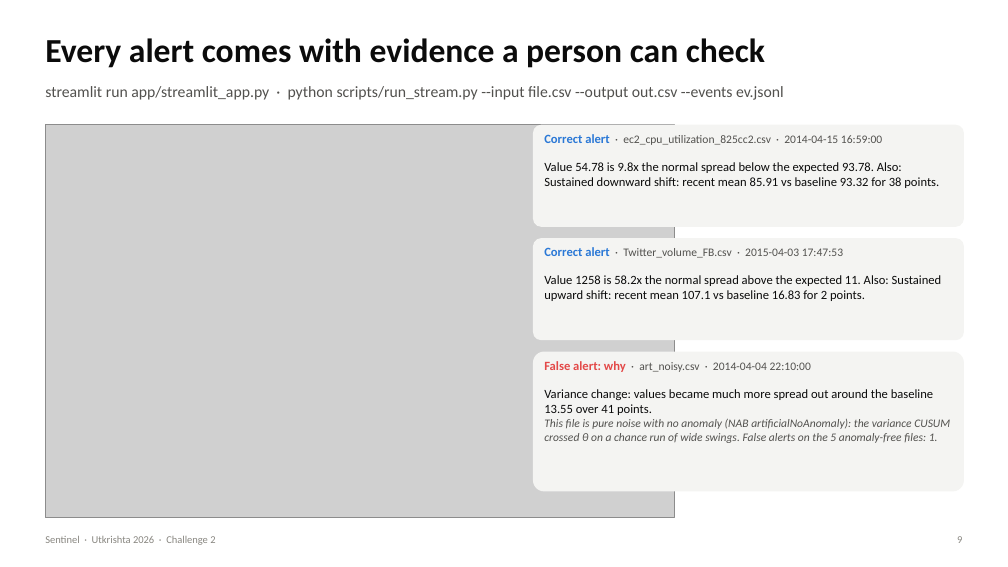
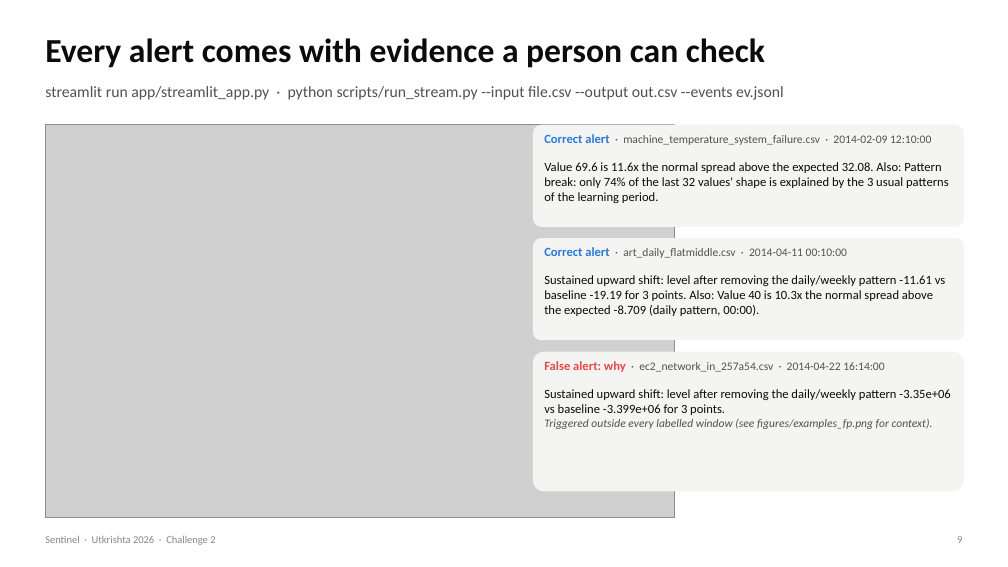
Before and after one commit to KumarranMahesh/sentinel, a slide deck: slide 9 of slides/Sentinel_Challenge2.pptx. Drawn at 1008x567 pixels with LibreOffice and Linux fonts; fonts in the diff are those of the drawing; grey boxes stand for pictures. Boxes give left, top, right and bottom in pixels: in the first picture for what was removed or moved away, otherwise in the second. Text is boxed around its words. In the diff, an @@ line names an element or a change of style, - is before the commit and + after.

```diff
--- a/slides/Sentinel_Challenge2.pptx
+++ b/slides/Sentinel_Challenge2.pptx
@@ text at (x1=544, y1=134, x2=931, y2=145): text changed @@
-Correct alert · ec2_cpu_utilization_825cc2.csv · 2014-04-15 16:59:00
+Correct alert · machine_temperature_system_failure.csv · 2014-02-09 12:10:00
@@ text at (x1=544, y1=162, x2=949, y2=203): text changed @@
-Value 54.78 is 9.8x the normal spread below the expected 93.78. Also: Sustained downward shift: recent mean 85.91 vs baseline 93.32 for 38 points.
+Value 69.6 is 11.6x the normal spread above the expected 32.08. Also: Pattern break: only 74% of the last 32 values' shape is explained by the 3 usual patterns of the learning period.
@@ text at (x1=544, y1=247, x2=847, y2=258): text changed @@
-Correct alert · Twitter_volume_FB.csv · 2015-04-03 17:47:53
+Correct alert · art_daily_flatmiddle.csv · 2014-04-11 00:10:00
@@ text at (x1=544, y1=275, x2=946, y2=316): text changed @@
-Value 1258 is 58.2x the normal spread above the expected 11. Also: Sustained upward shift: recent mean 107.1 vs baseline 16.83 for 2 points.
+Sustained upward shift: level after removing the daily/weekly pattern -11.61 vs baseline -19.19 for 3 points. Also: Value 40 is 10.3x the normal spread above the expected -8.709 (daily pattern, 00:00).
@@ text at (x1=544, y1=361, x2=884, y2=372): text changed @@
-False alert: why · art_noisy.csv · 2014-04-04 22:10:00
+False alert: why · ec2_network_in_257a54.csv · 2014-04-22 16:14:00
@@ text at (x1=544, y1=389, x2=950, y2=429): text changed; size 11 to 12 pt; text colour #52514E to #0B0B0B; italic off @@
-Variance change: values became much more spread out around the baseline 13.55 over 41 points.
-This file is pure noise with no anomaly (NAB artificialNoAnomaly): the variance CUSUM crossed θ on a chance run of wide swings. False alerts on the 5 anomaly-free files: 1.
+Sustained upward shift: level after removing the daily/weekly pattern -3.35e+06 vs baseline -3.399e+06 for 3 points.
+Triggered outside every labelled window (see figures/examples_fp.png for context).
```
Also in this commit, not shown: 5 other slides changed, 1 slide added, 1 slide removed, 26 other files.
